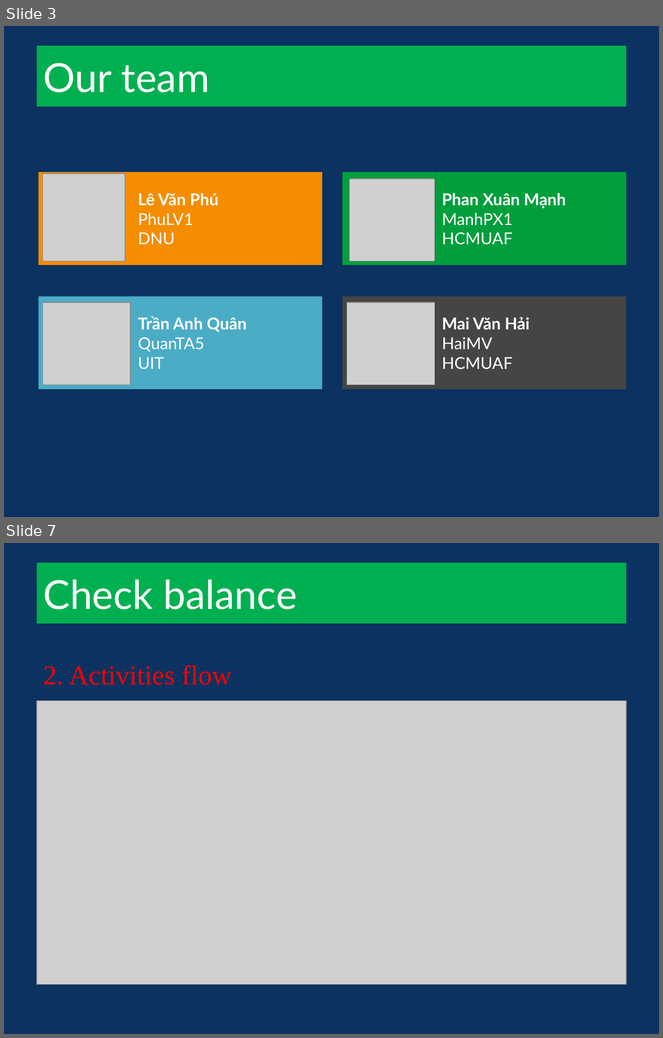
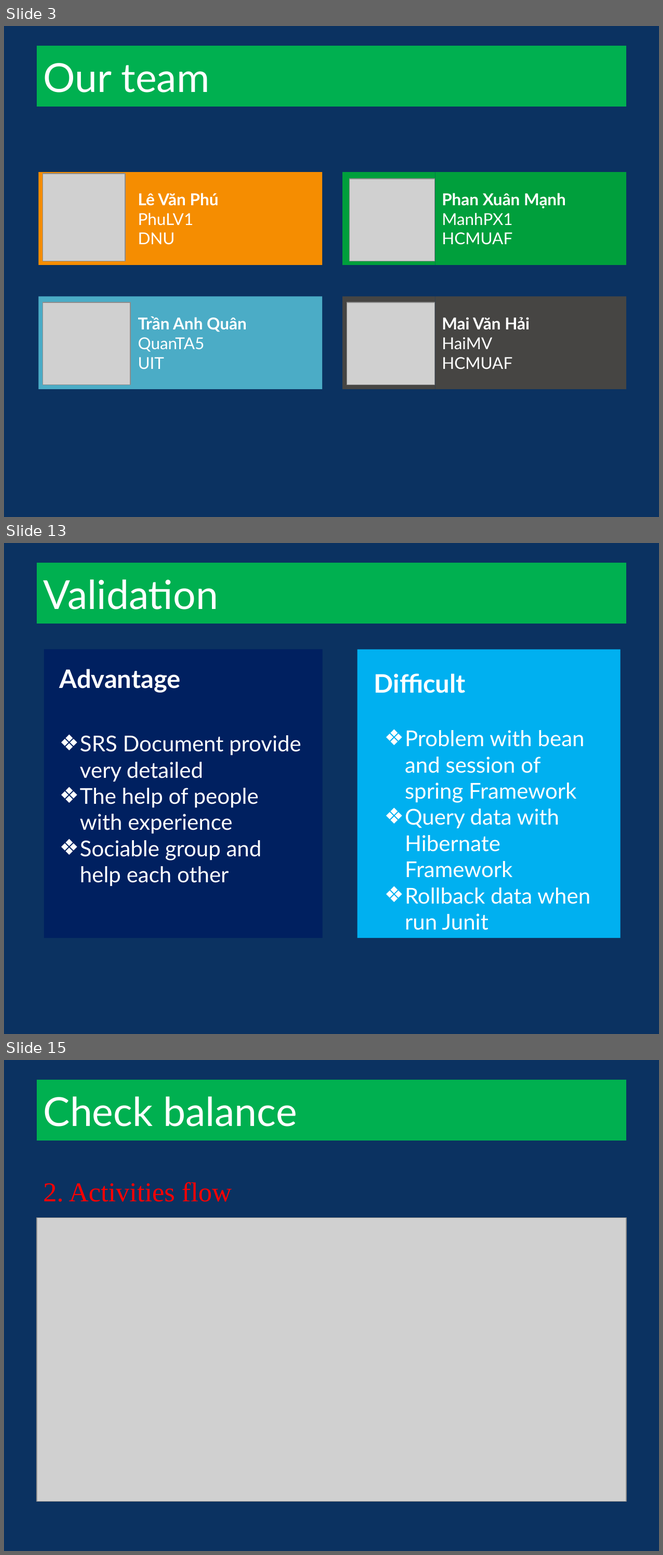
Before and after one commit to heartsmile/ATM_HMPQ, a slide deck: doc/ATM slide.pptx. Shown one above the other, each under a label of ours: slides 3 and 7 before the commit, slides 3, 13 and 15 after it; the slides between them are not shown. The pictures are 663x1038 and 663x1555 pixels, drawn with LibreOffice and Linux fonts; fonts in the diff are those of the drawing; grey boxes stand for pictures; background and template pictures are left out. Boxes give left, top, right and bottom in pixels: in the first picture for what was removed or moved away, otherwise in the second. Text is boxed around its words. In the diff, an @@ line names an element or a change of style, - is before the commit and + after.

```diff
--- a/doc/ATM slide.pptx
+++ b/doc/ATM slide.pptx
@@ slide 13 added at bbox=[4, 543, 659, 1034], background #0B3261 @@
@@ title added at bbox=[37, 563, 626, 624], fill #00B050, 44 pt, text #FFFFFF @@
+Validation
@@ rectangle added at bbox=[44, 649, 322, 938], fill #002060 @@
@@ rectangle added at bbox=[357, 649, 621, 938], fill #00B0F0 @@
@@ text added at bbox=[60, 669, 181, 693], 28 pt, text #FFFFFF, bold @@
+Advantage
@@ text added at bbox=[374, 674, 466, 693], 28 pt, text #FFFFFF, bold @@
+Difficult
@@ text added at bbox=[80, 735, 301, 887], 24 pt, text #FFFFFF @@
+❖ SRS Document provide very detailed
+❖ The help of people with experience
+❖ Sociable group and help each other
@@ text added at bbox=[405, 730, 591, 930], 24 pt, text #FFFFFF @@
+❖ Problem with bean and session of spring Framework
+❖ Query data with Hibernate Framework
+❖ Rollback data when run Junit
@@ what was slide 7 is now slide 15 @@
```
Also in this commit, not shown: 4 slides changed, 11 other slides added, 2 slides removed.
